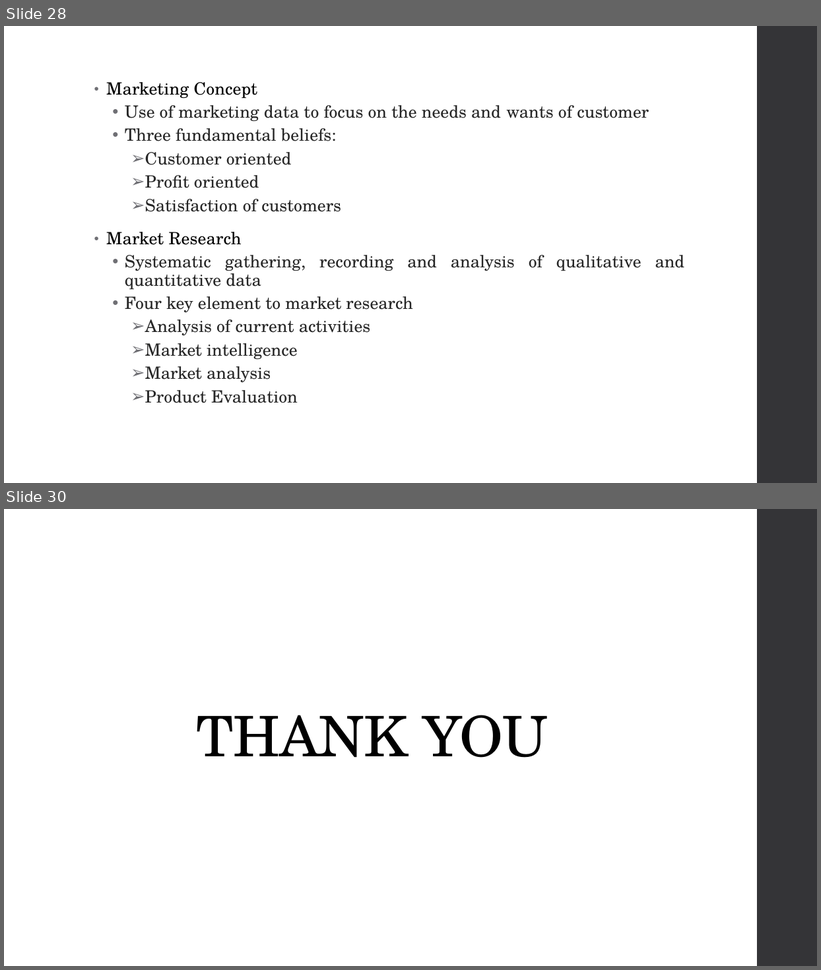
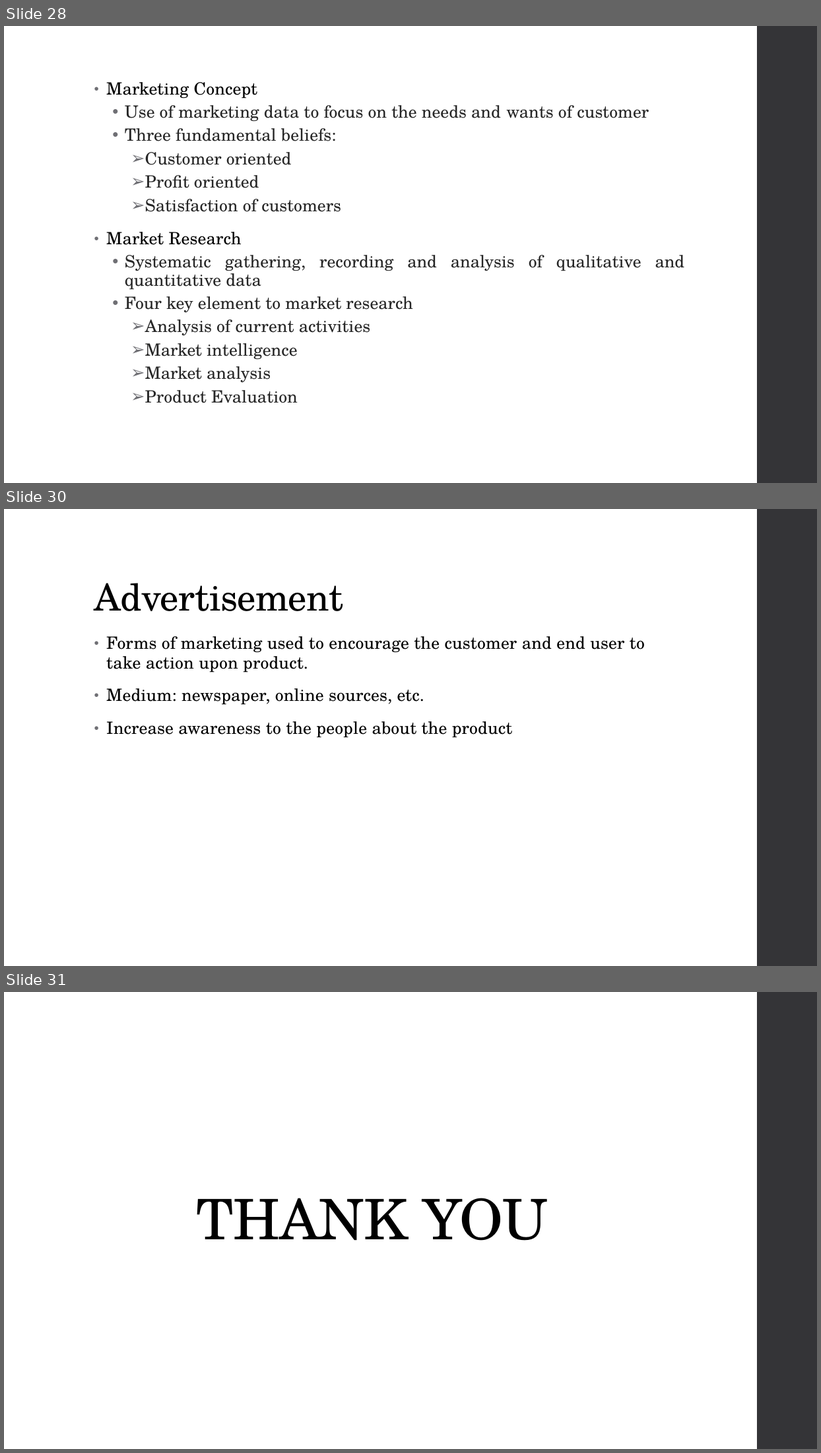
Before and after one commit to sujanW0W/MajorProject, a slide deck: O&M Presentation.pptx. Shown one above the other, each under a label of ours: slides 28 and 30 before the commit, slides 28, 30 and 31 after it; the slides between them are not shown. The pictures are 821x970 and 821x1453 pixels, drawn with LibreOffice and Linux fonts; fonts in the diff are those of the drawing. Boxes give left, top, right and bottom in pixels: in the first picture for what was removed or moved away, otherwise in the second. Text is boxed around its words. In the diff, an @@ line names an element or a change of style, - is before the commit and + after.

```diff
--- a/O&M Presentation.pptx
+++ b/O&M Presentation.pptx
@@ slide 30 added at box(4, 509, 817, 966), background #FFFFFF; not listed: 1 template element that a slide beside it also shows @@
@@ title added at box(94, 583, 344, 611), 44 pt, text #000000 @@
+Advertisement
@@ text added at box(106, 636, 645, 738), 20 pt, text #000000 @@
+• Forms of marketing used to encourage the customer and end user to take action upon product.
+• Medium: newspaper, online sources, etc.
+• Increase awareness to the people about the product
@@ what was slide 30 is now slide 31 @@
```
Also in this commit, not shown: 2 slides changed, 2 other files.
